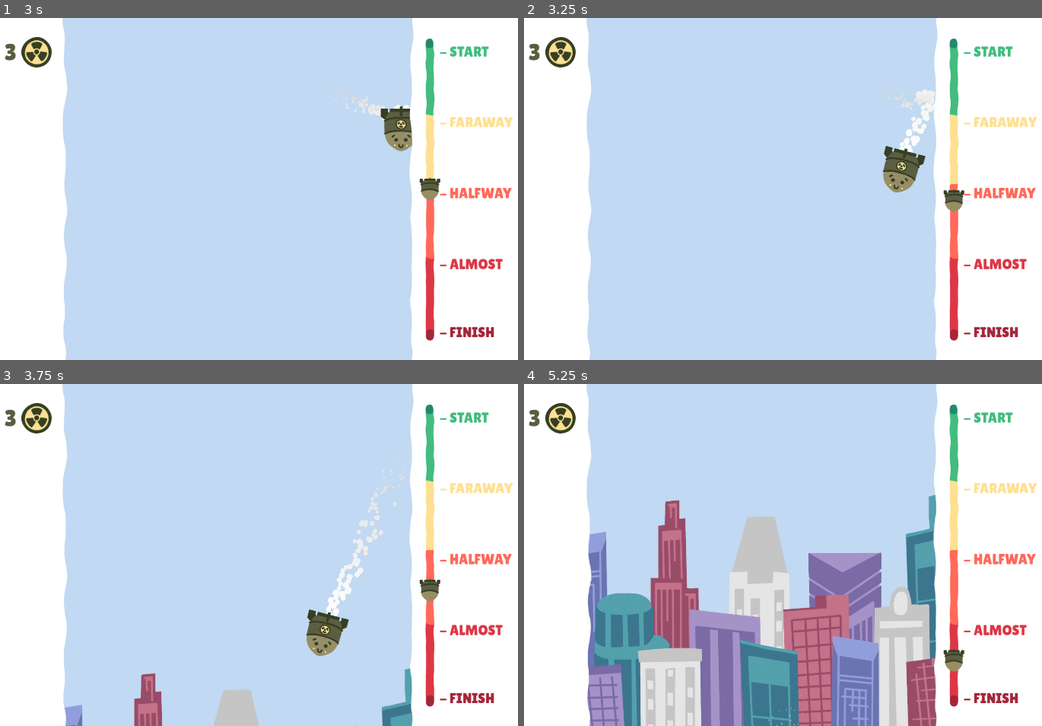
Above: before the commit, frames 1-4 (two rows, left to right).
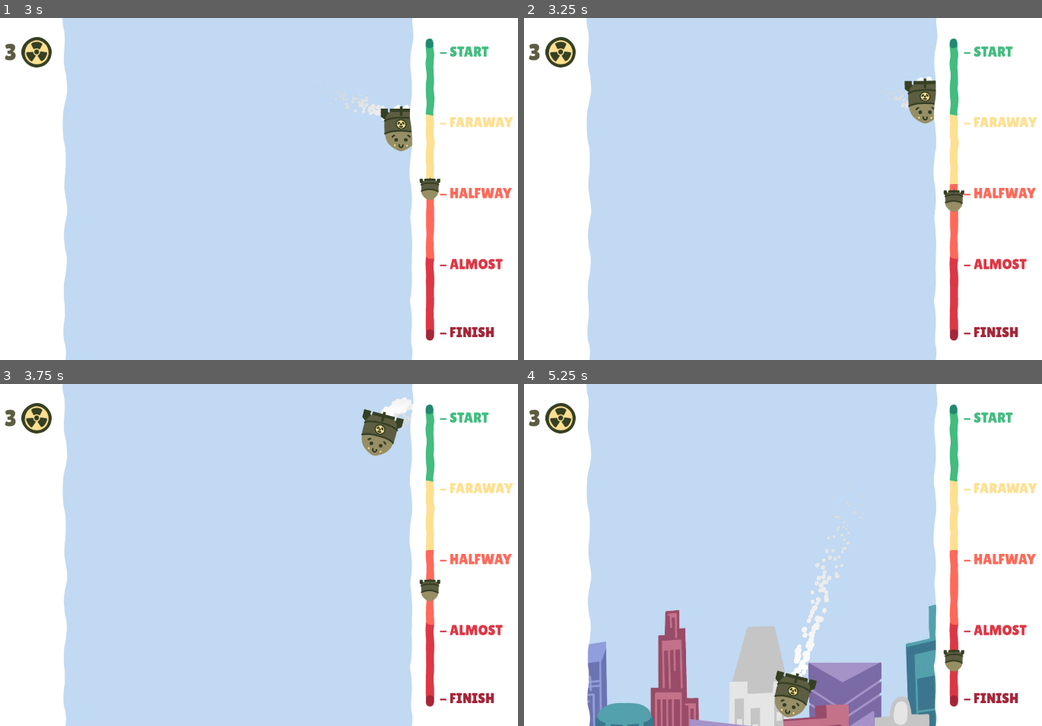
Above: after the commit, the same moments.

Repository: Hangover-Sunshine/DEFCON-JUNIOR
Game: Godot game, scene res://scenes/GameScene.tscn
Same seed, same stepped clock (60 frames per second), same inputs: the game is played once before the commit and once after it. This scene is started directly instead of the project's main scene.
Inputs:
- Up to frame 1 (3 s): hold D (right) 0.53-1.28 s; hold Space (fire) 0.53-1.28 s; hold S (down) 1.28-2.03 s; tap Shift (dash) at 1.35 s; tap Space (fire) at 1.55 s; hold D (right) 2.03-2.78 s; hold Space (fire) 2.03-2.78 s; hold W (up) from 2.78 s (still down); tap Q (shield) at 2.85 s
- Up to frame 2 (3.25 s): keep holding W (up); tap Space (fire) at 3.05 s
- Up to frame 3 (3.75 s): release W (up) at 3.53 s; hold A (left) from 3.53 s (still down); hold Space (fire) from 3.53 s (still down)
- Up to frame 4 (5.25 s): release Space (fire) at 4.28 s; tap Shift (dash) at 4.35 s; tap Space (fire) at 4.55 s; release A (left) at 5.03 s; hold S (down) from 5.03 s (still down); hold Space (fire) from 5.03 s (still down)

Frame 1 is identical in both runs. In frame 2, 1.6% of the frame differs, in the area x 69-80%, y 17-52%; in frame 3, 4.5%; in frame 4, 31%, in the area x 12-80%, y 23-100%.

Commit message:
adding clearing of screen at the end of the level

Diff:
--- a/autoloads/GlobalSignals.gd
+++ b/autoloads/GlobalSignals.gd
@@ -9,7 +9,9 @@
 
 signal level_complete
 signal player_died
-signal reload_level
+
+signal blow_on_screen
+signal free_off_screen
 signal bail_out
 
 signal jet_dead
--- a/scripts/system/GameController.gd
+++ b/scripts/system/GameController.gd
@@ -83,30 +83,29 @@
 
 	if game_timer.time_left < 30:
 		obstacle_timer.stop()
+		horizontal_timer.stop()
 	##
 
 	if game_timer.time_left < 20:
 		missile_timer.stop()
 		jet_timer.stop()
-		horizontal_timer.stop()
-		#GlobalSignals.emit_signal("free_off_screen")
+		GlobalSignals.emit_signal("free_off_screen") # only have everything fire once
 	##
 
 	if game_timer.time_left < 15:
-		#GlobalSignals.emit_signal("blow_on_screen")
-		#GlobalSignals.emit_signal("bail_out")
-		pass
-	##
-
-	if game_timer.time_left < 3:
+		GlobalSignals.emit_signal("blow_on_screen") # anything on screen that can should die
+		GlobalSignals.emit_signal("bail_out") # tell planes to GTFO
+	##
+
+	if game_timer.time_left < 2:
 		player.has_control = false
 		env_city.global_position =\
 			env_city.global_position.move_toward(Vector2(960, 1090), 400 * delta)
 		player.global_position =\
 			player.global_position.move_toward(Vector2(960, 1290), 700 * delta)
-		if player.global_position.x < 940:
+		if player.global_position.x < 930:
 			player.lean_right()
-		elif player.global_position.x > 980:
+		elif player.global_position.x > 990:
 			player.lean_left()
 		else:
 			player.do_nothing()
